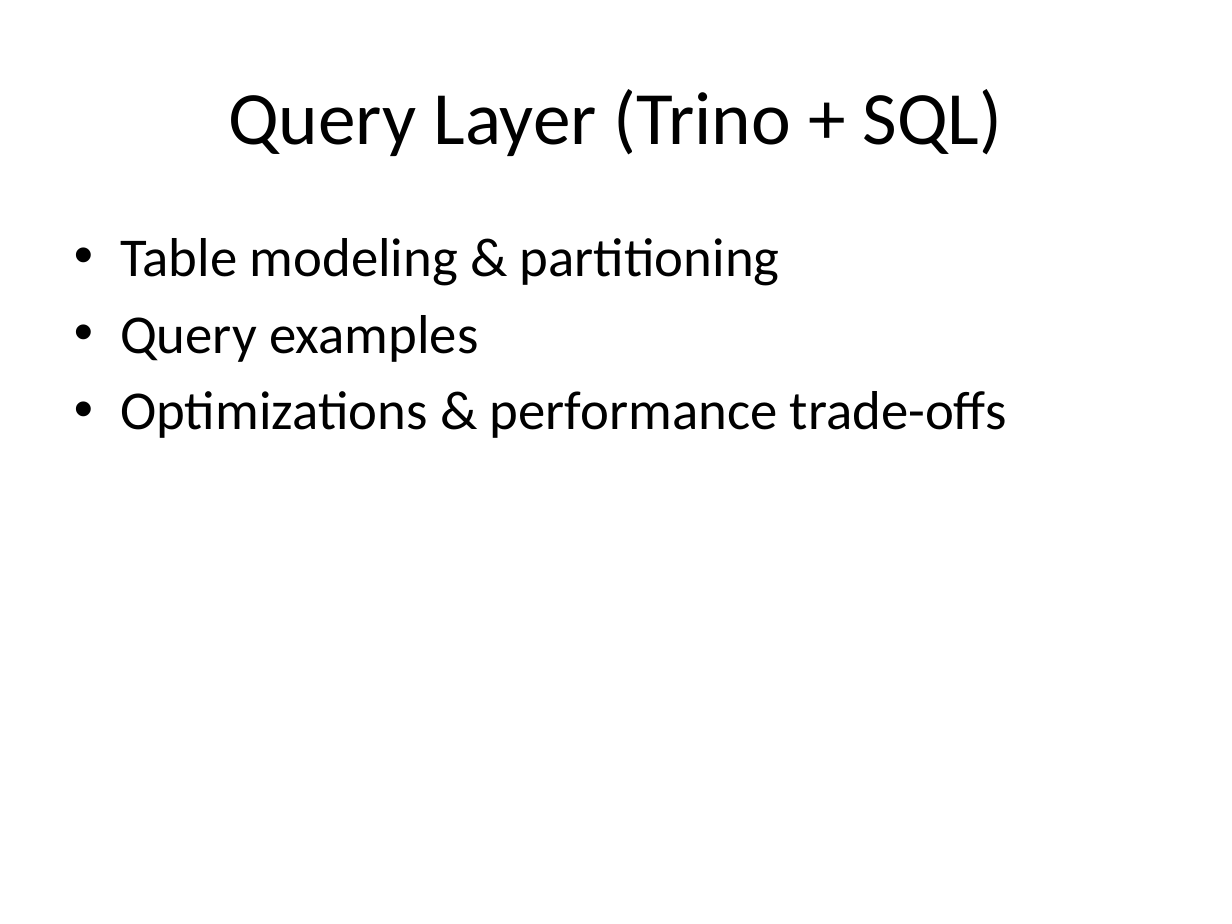
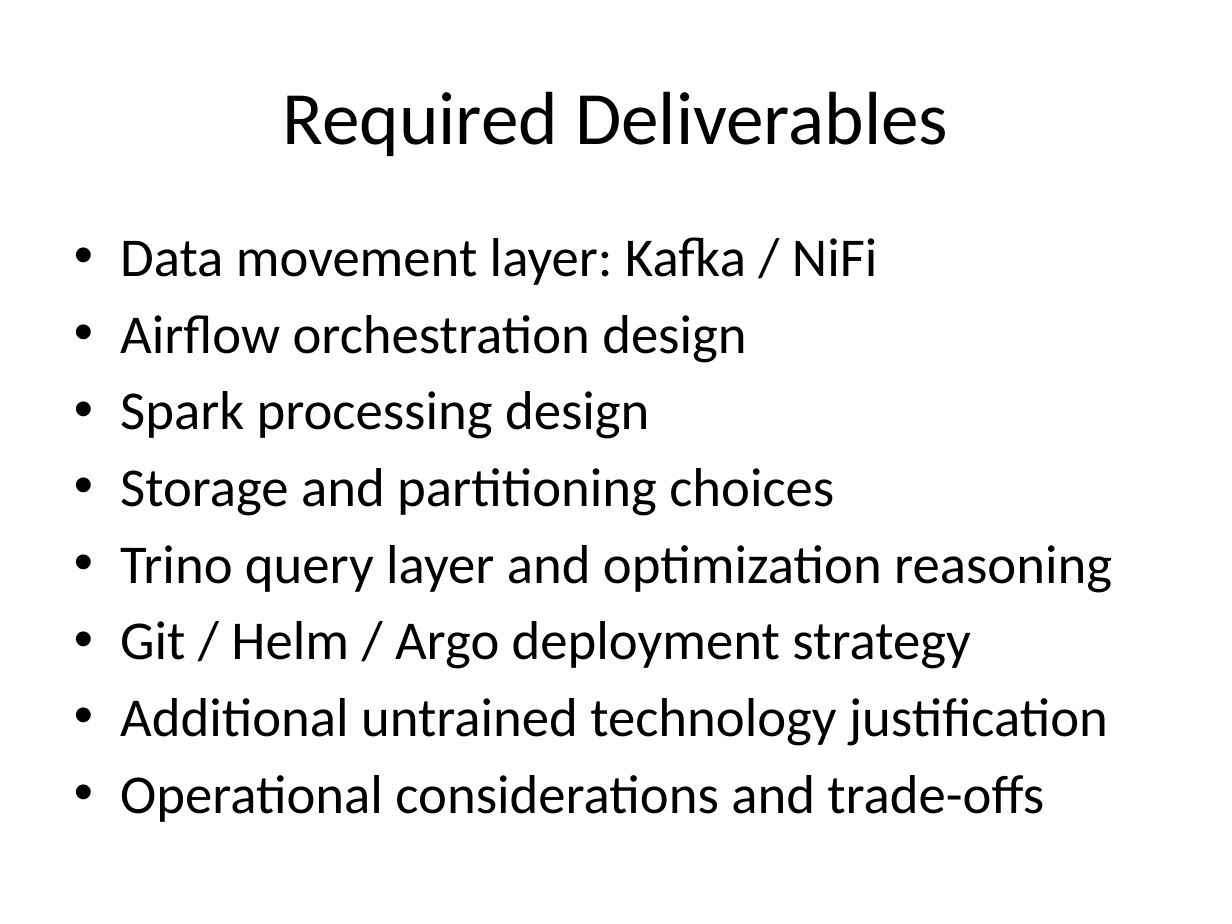
Before and after one commit to 883G/Onboarding-Newbies, a slide deck: slide 5 of Chapter 6- Final Project/asstes/Presentation Template.pptx (slide 7 before the commit). Drawn at 1232x924 pixels with LibreOffice and Linux fonts; fonts in the diff are those of the drawing. Boxes give left, top, right and bottom in pixels: in the first picture for what was removed or moved away, otherwise in the second. Text is boxed around its words. In the diff, an @@ line names an element or a change of style, - is before the commit and + after.

```diff
--- a/Chapter 6- Final Project/asstes/Presentation Template.pptx
+++ b/Chapter 6- Final Project/asstes/Presentation Template.pptx
@@ title at [283,91,948,156]: text changed @@
-Query Layer (Trino + SQL)
+Required Deliverables
@@ text at [120,237,1112,822]: text changed @@
-• Table modeling & partitioning
-• Query examples
-• Optimizations & performance trade-offs
+• Data movement layer: Kafka / NiFi
+• Airflow orchestration design
+• Spark processing design
+• Storage and partitioning choices
+• Trino query layer and optimization reasoning
+• Git / Helm / Argo deployment strategy
+• Additional untrained technology justification
+• Operational considerations and trade-offs
```
Also in this commit, not shown: 1 other slide changed, 5 slides added, 8 slides removed, 2 other files.
